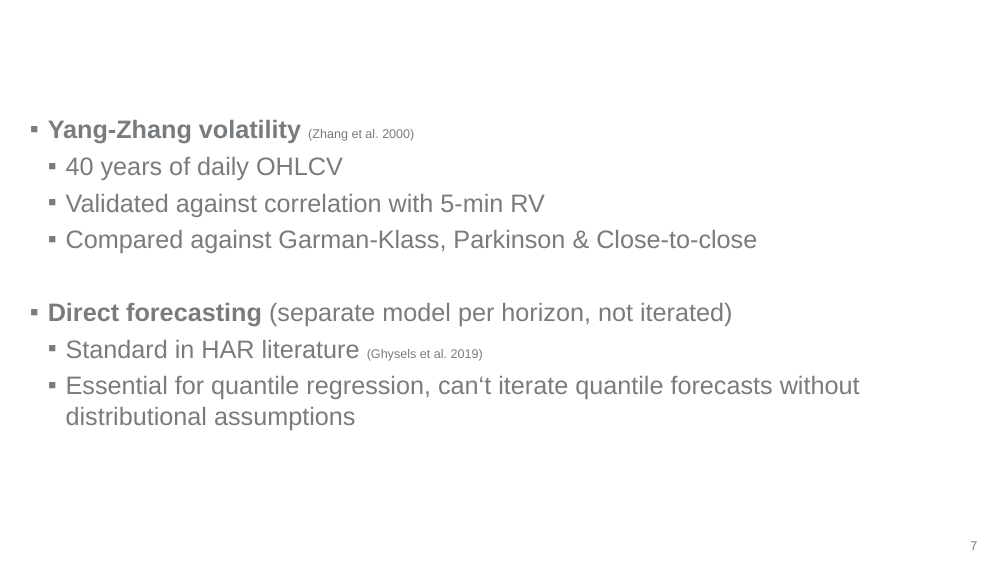
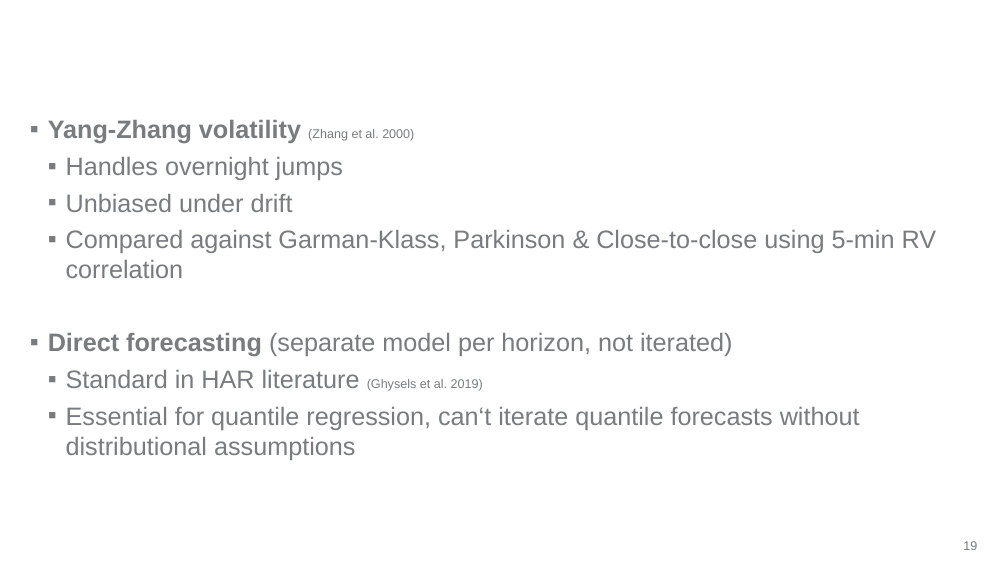
Before and after one commit to Knightowl808/Cocoa, a slide deck: slide 19 of 17_03_26_Bleher.pptx (slide 7 before the commit). Drawn at 1008x567 pixels with LibreOffice and Linux fonts; fonts in the diff are those of the drawing; background and template pictures are left out. Boxes give left, top, right and bottom in pixels: in the first picture for what was removed or moved away, otherwise in the second. Text is boxed around its words. In the diff, an @@ line names an element or a change of style, - is before the commit and + after.

Commit message:
Updated presentation

```diff
--- a/17_03_26_Bleher.pptx
+++ b/17_03_26_Bleher.pptx
@@ text at (66, 157, 937, 278): text changed @@
-  ▪ 40 years of daily OHLCV
-  ▪ Validated against correlation with 5-min RV
-  ▪ Compared against Garman-Klass, Parkinson & Close-to-close
+  ▪ Handles overnight jumps
+  ▪ Unbiased under drift
+  ▪ Compared against Garman-Klass, Parkinson & Close-to-close using 5-min RV correlation
@@ page number at (963, 541, 977, 550): text changed @@
-7
+19
```
Also in this commit, not shown: 3 other slides changed, 1 slide added, 3 slides removed.
